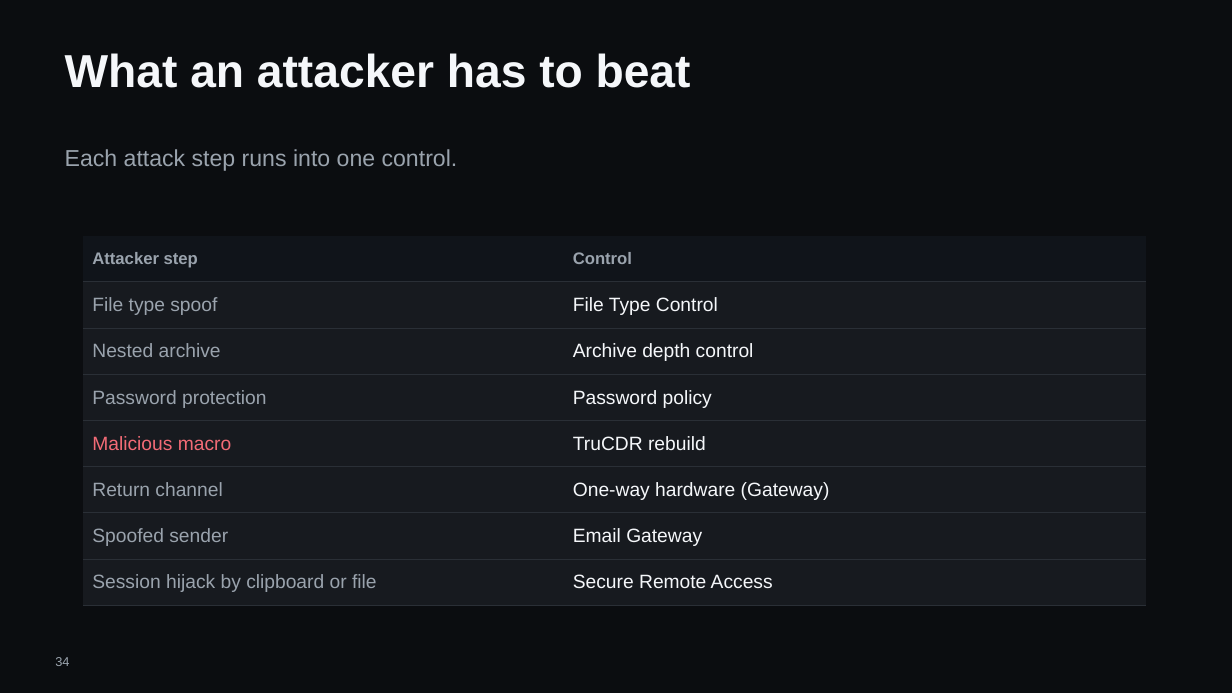
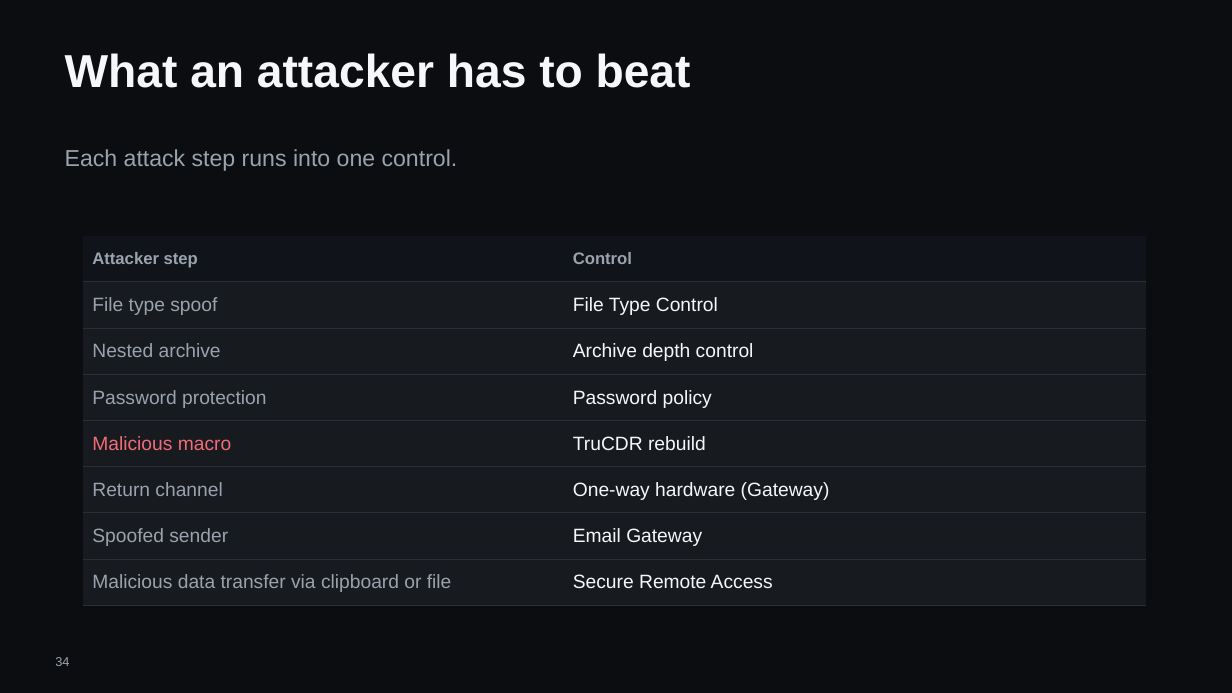
Before and after one commit to hybridus/DFX_Marketing, a slide deck: slide 34 of Projects/03_Presales_Master_Deck/pilot/DFX_Master_deck.pptx. Drawn at 1232x693 pixels with LibreOffice and Linux fonts; fonts in the diff are those of the drawing; background and template pictures are left out. Boxes give left, top, right and bottom in pixels: in the first picture for what was removed or moved away, otherwise in the second. Text is boxed around its words. In the diff, an @@ line names an element or a change of style, - is before the commit and + after.

```diff
--- a/Projects/03_Presales_Master_Deck/pilot/DFX_Master_deck.pptx
+++ b/Projects/03_Presales_Master_Deck/pilot/DFX_Master_deck.pptx
@@ table at (83, 236, 1146, 596) @@
-row 8, column 1: Session hijack by clipboard or file
+row 8, column 1: Malicious data transfer via clipboard or file
```
Also in this commit, not shown: 9 other slides changed, 12 other files.
